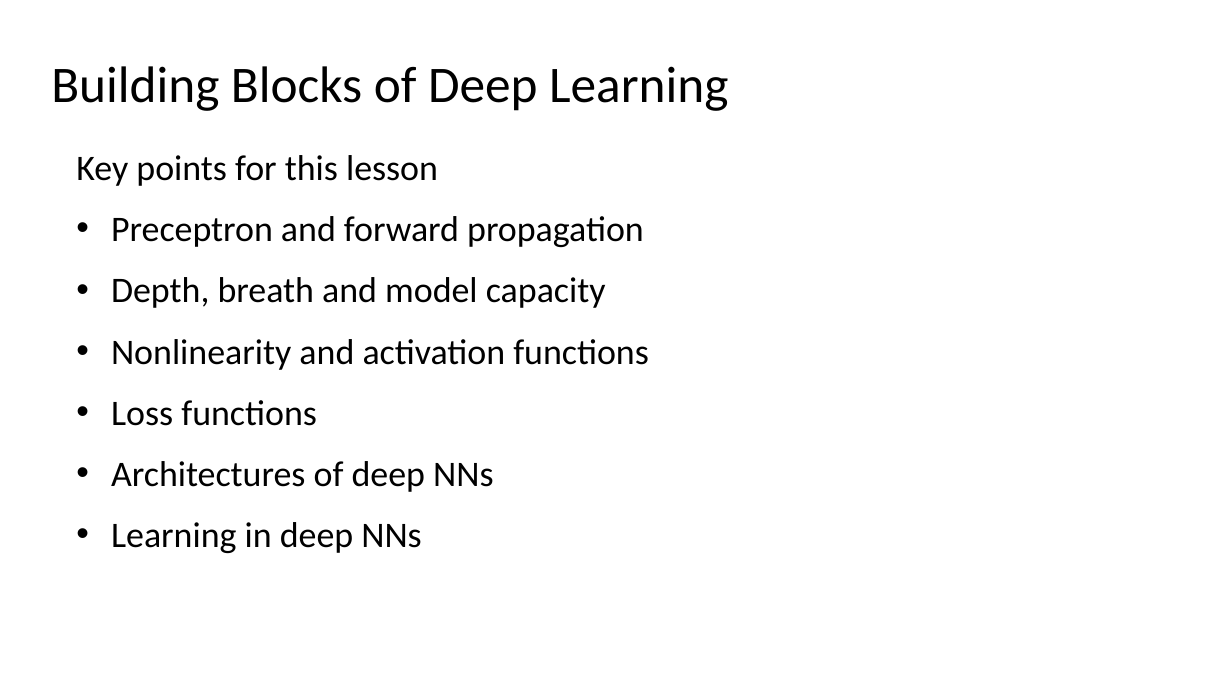
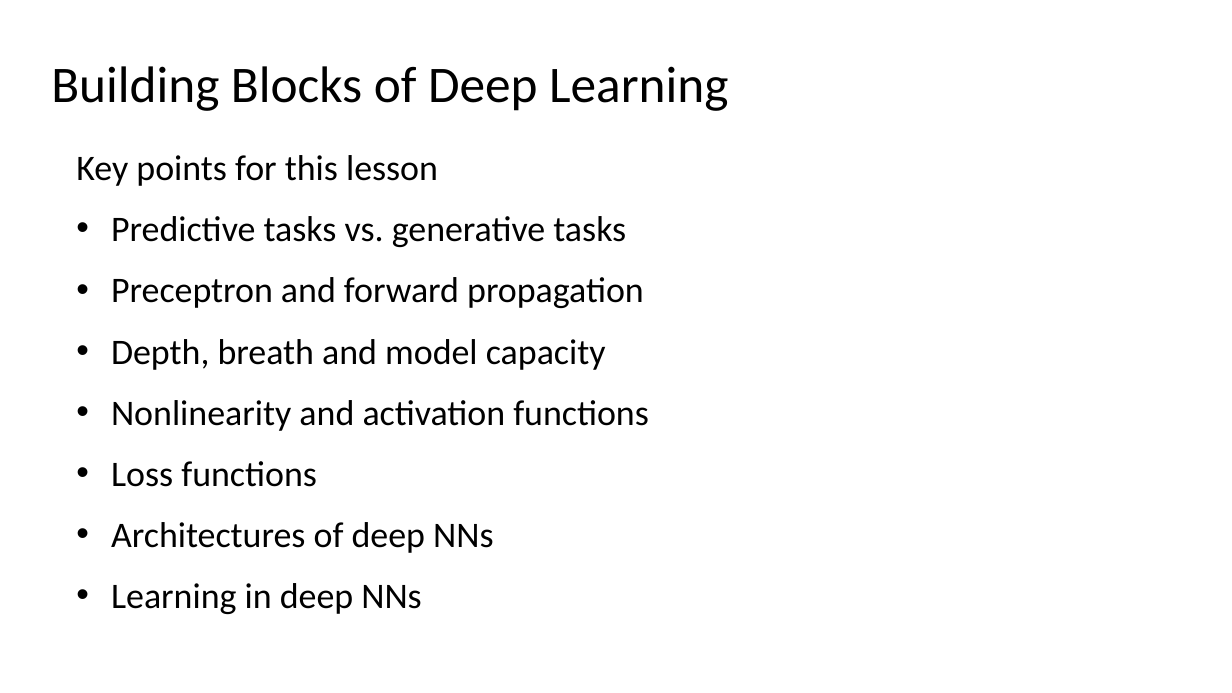
Before and after one commit to StephenElston/CSCI-E25, a slide deck: slide 6 of Slides/5_BuildingBlocksOfDeepLearning.pptx. Drawn at 1232x693 pixels with LibreOffice and Linux fonts; fonts in the diff are those of the drawing. Boxes give left, top, right and bottom in pixels: in the first picture for what was removed or moved away, otherwise in the second. Text is boxed around its words. In the diff, an @@ line names an element or a change of style, - is before the commit and + after.

Commit message:
Added slides on precitive vs generative models

```diff
--- a/Slides/5_BuildingBlocksOfDeepLearning.pptx
+++ b/Slides/5_BuildingBlocksOfDeepLearning.pptx
@@ text at <box>111,216,626,247</box>: paragraph added @@
+• Predictive tasks vs. generative tasks
```
Also in this commit, not shown: 2 other slides changed, 3 slides added.
